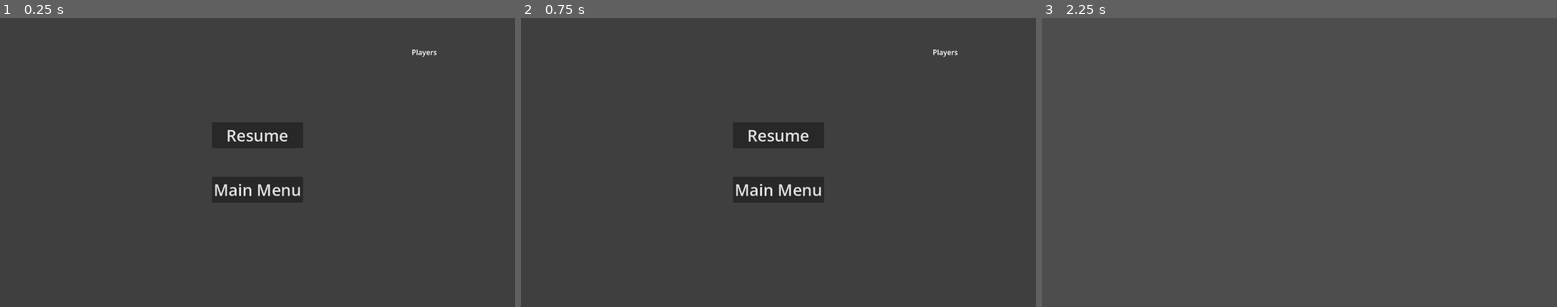
Above: before the commit, frames 1-3 (left to right).
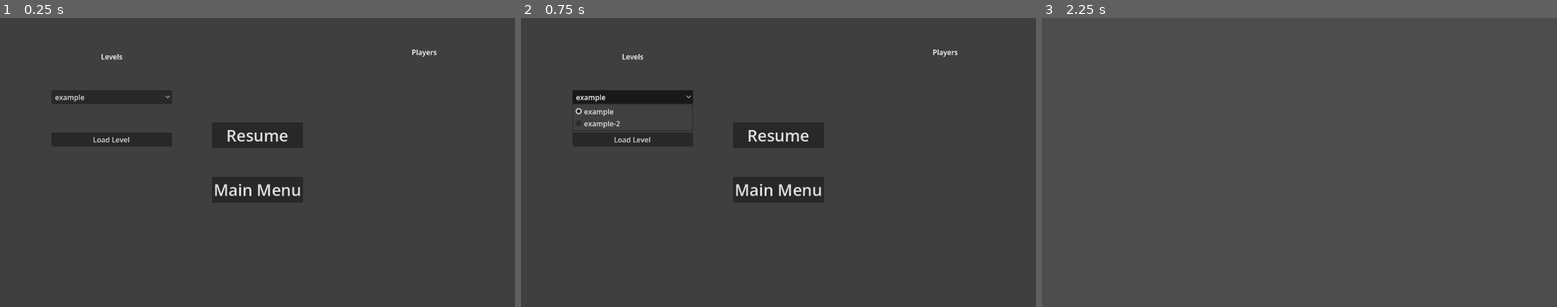
Above: after the commit, the same moments.

Repository: swAAn01/Godot-Multiplayer-Platform
Game: Godot game, scene res://menus/pause_menu.tscn
The game is run twice, just before and just after one commit, with the same random seed, the same clock (stepped at 60 frames per second) and the same inputs. This scene is started directly instead of the project's main scene.
Inputs (mouse positions are in pixels of both pictures, inside the frame that each line leads up to):
- Up to frame 1 (0.25 s): no input
- Up to frame 2 (0.75 s): click (634, 96) at 0.5 s, where only the run after the commit has a clickable "example"
- Up to frame 3 (2.25 s): click (1155, 139) at 1.25 s, where only the run after the commit has a clickable "Load Level"; click "Resume" at 2 s

The runs differ from the first frame. In frame 1, 0.2% of the frame differs, in the area x 10-34%, y 12-43%; in frame 2, 1.3%; in frame 3, nothing differs.
Error after the commit: Cannot call method 'find_child' on a null value. (res://menus/scripts/pause_menu.gd:59)

Commit message:
3 create second example level to demonstrate scene switching (#4)
* reorganize files

* only move player when mouse captured

* create example_2

* doc changes

* implement in pause menu

* fix enet_backend bug

Diff:
--- a/globals/networking/enet_backend.gd
+++ b/globals/networking/enet_backend.gd
@@ -39,8 +39,8 @@
 	while search_peer.get_available_packet_count() > 0:
 		assert(not search_server.is_listening())
 		var ip := search_peer.get_packet_ip()
+		var packet := search_peer.get_packet().get_string_from_utf8().split(',')
 		if ip != null and not ip.is_empty():
-			var packet := search_peer.get_packet().get_string_from_utf8().split(',')
 			lobby_found.emit(ip, packet[0], int(packet[1]), int(packet[2]))
 
 
--- /dev/null
+++ b/levels/example.tscn
@@ -0,0 +1,40 @@
+[gd_scene format=3 uid="uid://dltcmsd3purl0"]
+
+[ext_resource type="Texture2D" uid="uid://dlefk7rtyu8jb" path="res://assets/01_PrototypeCheckerBig_2048.png" id="1_2jas5"]
+
+[sub_resource type="StandardMaterial3D" id="StandardMaterial3D_n51mc"]
+albedo_texture = ExtResource("1_2jas5")
+uv1_triplanar = true
+
+[sub_resource type="ProceduralSkyMaterial" id="ProceduralSkyMaterial_6gkck"]
+sky_horizon_color = Color(0.66224277, 0.6717428, 0.6867428, 1)
+ground_horizon_color = Color(0.66224277, 0.6717428, 0.6867428, 1)
+
+[sub_resource type="Sky" id="Sky_2jas5"]
+sky_material = SubResource("ProceduralSkyMaterial_6gkck")
+
+[sub_resource type="Environment" id="Environment_n51mc"]
+background_mode = 2
+sky = SubResource("Sky_2jas5")
+tonemap_mode = 2
+glow_enabled = true
+
+[node name="CSGCombiner3D" type="CSGCombiner3D" unique_id=169104357]
+material_overlay = SubResource("StandardMaterial3D_n51mc")
+use_collision = true
+
+[node name="WorldEnvironment" type="WorldEnvironment" parent="." unique_id=1292072398]
+environment = SubResource("Environment_n51mc")
+
+[node name="DirectionalLight3D" type="DirectionalLight3D" parent="." unique_id=1450785161]
+transform = Transform3D(-0.8660254, -0.43301278, 0.25, 0, 0.49999997, 0.86602545, -0.50000006, 0.75, -0.43301266, 0, 0, 0)
+shadow_enabled = true
+
+[node name="AddBox" type="CSGBox3D" parent="." unique_id=39434125]
+transform = Transform3D(1, 0, 0, 0, 1, 0, 0, 0, 1, 0, 3.5, 0)
+size = Vector3(32, 9, 32)
+
+[node name="SubBox" type="CSGBox3D" parent="." unique_id=1228845272]
+transform = Transform3D(1, 0, 0, 0, 1, 0, 0, 0, 1, 0, 4, 0)
+operation = 2
+size = Vector3(31, 8, 31)
--- a/example.tscn
+++ b/levels/example_2.tscn
@@ -1,9 +1,9 @@
-[gd_scene format=3 uid="uid://dltcmsd3purl0"]
+[gd_scene format=3 uid="uid://bhslj1aklcv1q"]
 
-[ext_resource type="Texture2D" uid="uid://dlefk7rtyu8jb" path="res://01_PrototypeCheckerBig_2048.png" id="1_2jas5"]
+[ext_resource type="Texture2D" uid="uid://b5dvig6y2tt41" path="res://assets/01_PrototypeCheckerSmall_2048.png" id="1_s3j67"]
 
-[sub_resource type="StandardMaterial3D" id="StandardMaterial3D_n51mc"]
-albedo_texture = ExtResource("1_2jas5")
+[sub_resource type="StandardMaterial3D" id="StandardMaterial3D_aiulw"]
+albedo_texture = ExtResource("1_s3j67")
 uv1_triplanar = true
 
 [sub_resource type="ProceduralSkyMaterial" id="ProceduralSkyMaterial_6gkck"]
--- a/master/scripts/level_loader.gd
+++ b/master/scripts/level_loader.gd
@@ -3,12 +3,16 @@
 ## Responsible for the loading and unloading of levels.
 
 
+## How frequently we check to see if the level has been loaded (in seconds).
 const WAIT_INTERVAL := 0.1
+## Associates a level scene uid with a human-readable key.
 const LEVEL_DICT: Dictionary[String, String] = {
-	'example': 'uid://dltcmsd3purl0'
+	'example': 'uid://dltcmsd3purl0',
+	'example-2': 'uid://bhslj1aklcv1q'
 }
 
 
+## The key associated with the level currently loaded.
 var current_key: String
 
 
@@ -16,17 +20,19 @@
 	multiplayer.peer_connected.connect(_on_peer_connected)
 
 
-## When a peer joins, the host shares the key so the joining peer can spawn the right level.
+## When a peer joins, the host shares the level key so the joining peer can spawn the correct level.
 func _on_peer_connected(peer_id: int) -> void:
 	if multiplayer.is_server():
 		spawn_level.rpc_id(peer_id, current_key)
 
 
+## Clear any existing geometry from the level.
 func clear_level() -> void:
 	for child: Node in get_children():
 		child.queue_free()
 
 
+## Clears any existing level geometry and spawns the level associated with [param key]
 @rpc("authority", "call_local", "reliable")
 func spawn_level(key: String) -> void:
 	current_key = key
--- a/menus/pause_menu.tscn
+++ b/menus/pause_menu.tscn
@@ -54,3 +54,28 @@
 anchor_right = 0.95
 anchor_bottom = 0.5
 grow_horizontal = 0
+
+[node name="LevelsContainer" type="VBoxContainer" parent="." unique_id=15605983]
+visible = false
+layout_mode = 1
+anchors_preset = -1
+anchor_left = 0.1
+anchor_top = 0.1
+anchor_right = 0.3
+anchor_bottom = 0.4
+offset_right = 40.0
+offset_bottom = 40.0
+theme_override_constants/separation = 64
+alignment = 1
+
+[node name="LevelsLabel" type="Label" parent="LevelsContainer" unique_id=802797139]
+layout_mode = 2
+text = "Levels"
+horizontal_alignment = 1
+
+[node name="LevelsOption" type="OptionButton" parent="LevelsContainer" unique_id=753565947]
+layout_mode = 2
+
+[node name="LevelsButton" type="Button" parent="LevelsContainer" unique_id=678715895]
+layout_mode = 2
+text = "Load Level"
--- a/menus/scripts/pause_menu.gd
+++ b/menus/scripts/pause_menu.gd
@@ -6,12 +6,22 @@
 @onready var exit_button: Button = $VBoxContainer/ExitButton
 @onready var players_container: VBoxContainer = $PlayersContainer
 @onready var player_list_item_packed: PackedScene = preload("uid://dlw62wt82uk2p")
+@onready var levels_container: VBoxContainer = $LevelsContainer
+@onready var levels_option: OptionButton = $LevelsContainer/LevelsOption
+@onready var levels_button: Button = $LevelsContainer/LevelsButton
 
 
 func _ready() -> void:
 
 	for peer_id: int in multiplayer.get_peers():
 		_add_player_to_list(peer_id)
+
+	if multiplayer.is_server():
+		for key: String in LevelLoader.LEVEL_DICT.keys():
+			levels_option.add_item(key)
+		levels_option.select(0)
+		levels_button.pressed.connect(_on_levels_button_pressed)
+		levels_container.show()
 
 	resume_button.pressed.connect(_on_resume_pressed)
 	exit_button.pressed.connect(_on_exit_pressed)
@@ -41,3 +51,11 @@
 func _on_exit_pressed() -> void:
 	MultiplayerService.leave_game()
 	queue_free()
+
+
+func _on_levels_button_pressed() -> void:
+	assert(multiplayer.is_server())
+	var gm: GameMaster = get_tree().root.find_child('GameMaster', true, false) # this is bad practice, don't do this.
+	var ll: LevelLoader = gm.find_child('LevelLoader', true, false) # again, this is bad. use an Event Bus or something instead.
+	var key := levels_option.get_item_text(levels_option.get_selected_id())
+	ll.spawn_level.rpc(key)
--- a/player/proto_controller.gd
+++ b/player/proto_controller.gd
@@ -64,7 +64,7 @@
 
 
 func _physics_process(delta: float) -> void:
-	if is_multiplayer_authority():
+	if is_multiplayer_authority() and Input.get_mouse_mode() == Input.MOUSE_MODE_CAPTURED:
 		# Apply gravity to velocity
 		if has_gravity:
 			if not is_on_floor():
--- a/project.godot
+++ b/project.godot
@@ -13,7 +13,7 @@
 config/name="Multiplayer Platform"
 run/main_scene="uid://cb2i8xids6lw2"
 config/features=PackedStringArray("4.6", "Forward Plus")
-config/icon="res://icon.svg"
+config/icon="res://assets/icon.svg"
 
 [autoload]
 
Renamed: 01_PrototypeCheckerBig_2048.png -> assets/01_PrototypeCheckerBig_2048.png
Not shown, added: assets/01_PrototypeCheckerBig_2048.png.import
Binary file added: assets/01_PrototypeCheckerSmall_2048.png
Not shown, changed: assets/01_PrototypeCheckerSmall_2048.png.import
Renamed: icon.svg -> assets/icon.svg
Not shown, changed: assets/icon.svg.import
Not shown: 1 places in levels/example_2.tscn that only renumber resources
